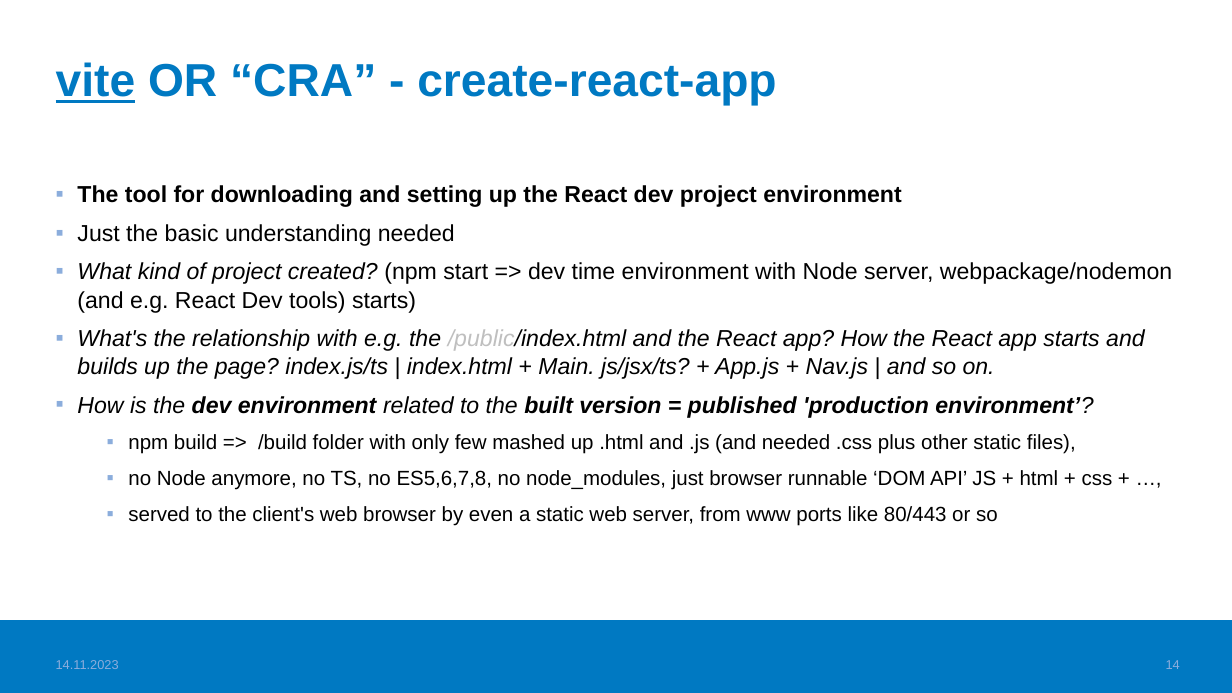
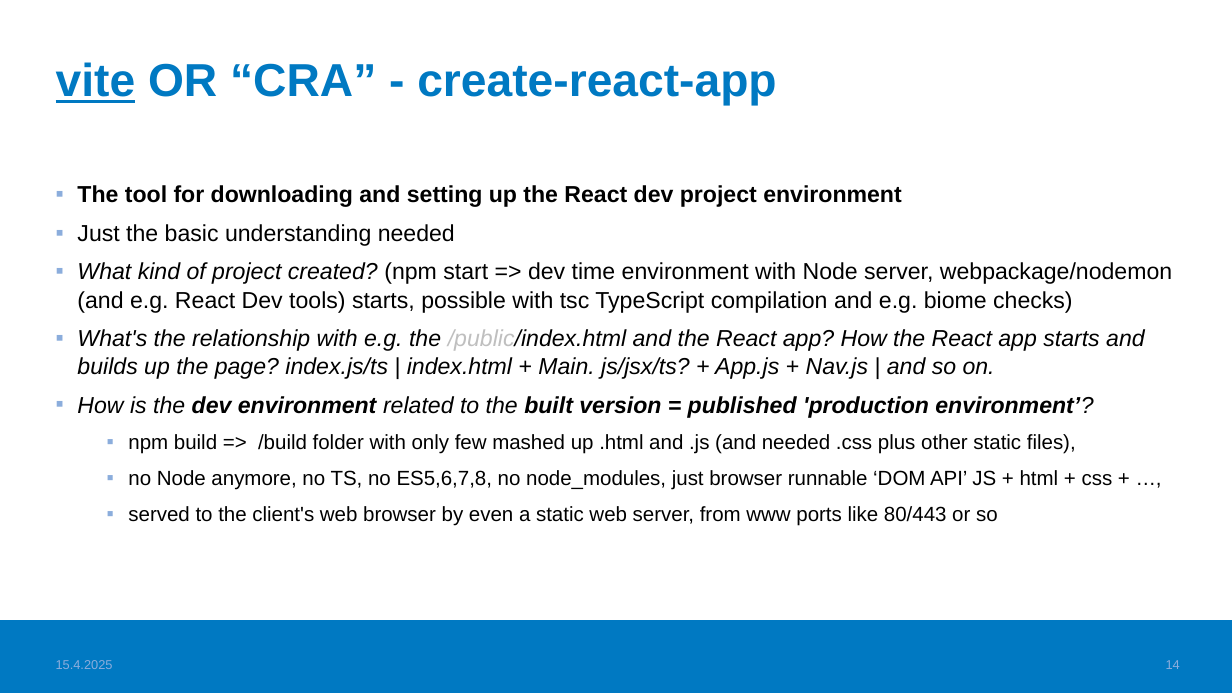
Before and after one commit to valju/docs_frontend_design, a slide deck: slide 14 of FrontendStuff_ForExam.pptx. Drawn at 1232x693 pixels with LibreOffice and Linux fonts; fonts in the diff are those of the drawing; background and template pictures are left out. Boxes give left, top, right and bottom in pixels: in the first picture for what was removed or moved away, otherwise in the second. Text is boxed around its words. In the diff, an @@ line names an element or a change of style, - is before the commit and + after.

```diff
--- a/FrontendStuff_ForExam.pptx
+++ b/FrontendStuff_ForExam.pptx
@@ text at (77,262,1172,313): text changed @@
-▪ What kind of project created? (npm start => dev time environment with Node server, webpackage/nodemon (and e.g. React Dev tools) starts)
+▪ What kind of project created? (npm start => dev time environment with Node server, webpackage/nodemon (and e.g. React Dev tools) starts, possible with tsc TypeScript compilation and e.g. biome checks)
@@ text at (56,660,113,669): text changed @@
-14.11.2023
+15.4.2025
```
Also in this commit, not shown: 19 other slides changed, 1 other file.
